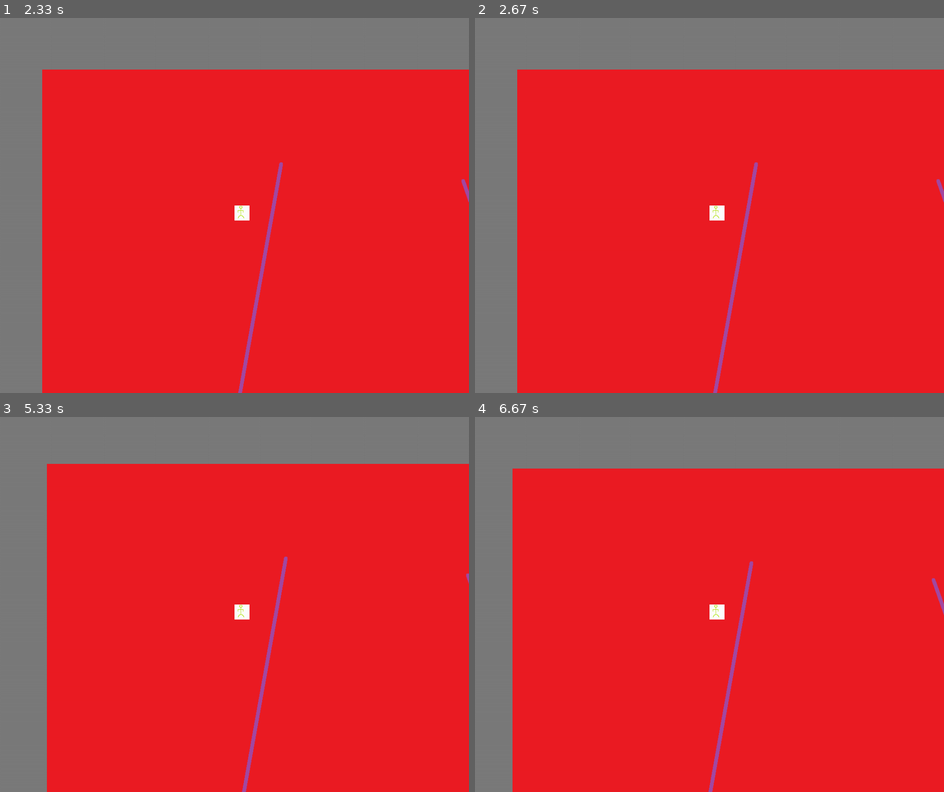
Above: before the commit, frames 1-4 (two rows, left to right).
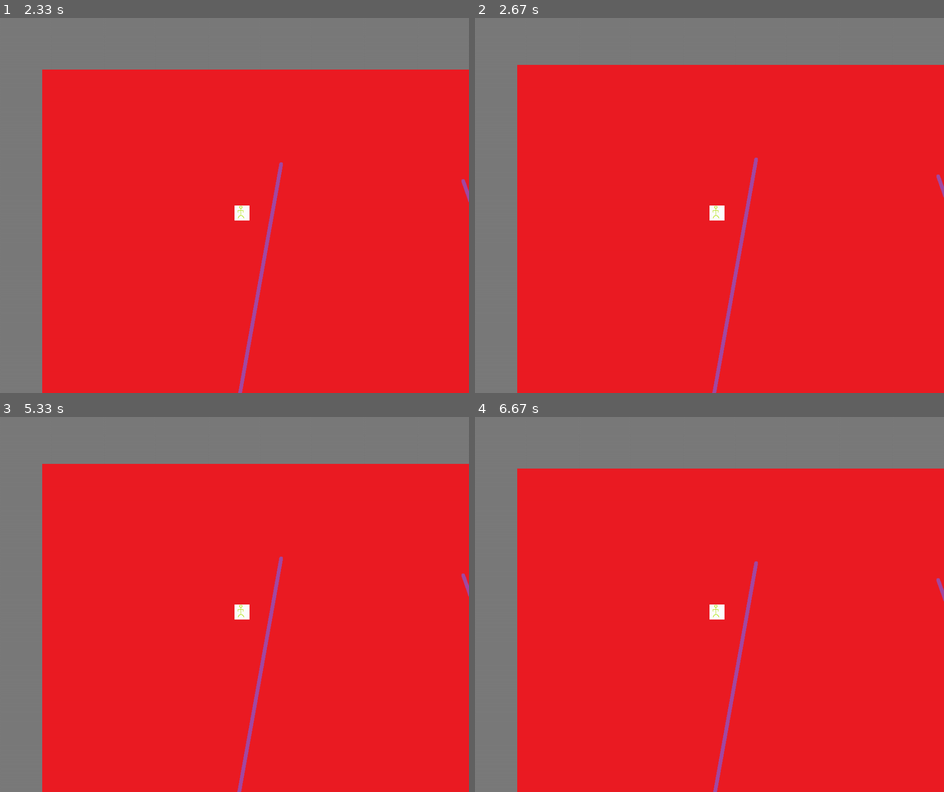
Above: after the commit, the same moments.

Repository: AGH-Narzedzia-Informatyczne-2020-2021/PyGame
Game: pygame game, started from nasza_gra/main.py
The game is run twice, just before and just after one commit, with the same random seed, the same clock (stepped at 60 frames per second) and the same inputs.
Inputs (mouse positions are in pixels of both pictures, inside the frame that each line leads up to):
- Up to frame 1 (2.33 s): click "Zagraj" at 0.38 s; hold Right 0.67-1.13 s; move the mouse to (234, 231) at 0.7 s; hold Up 1.17-1.47 s; hold Right 1.5-1.97 s; hold Left from 2 s (still down)
- Up to frame 2 (2.67 s): release Left at 2.53 s; hold Down from 2.57 s (still down)
- Up to frame 3 (5.33 s): release Down at 2.87 s; hold Left 2.9-3.3 s; hold Up 3.33-3.7 s; hold Right 3.73-4.37 s; hold Down 4.4-4.77 s; hold Left 4.8-5.27 s; hold Right from 5.3 s (still down)
- Up to frame 4 (6.67 s): release Right at 5.77 s; hold Up 5.8-6.1 s; hold Right 6.13-6.6 s; hold Left from 6.63 s (still down)

Frame 1 is identical in both runs. In frame 2, 1.5% of the frame differs, in the area x 9-100%, y 12-100%; in frame 3, 2.0%; in frame 4, 2.1%, in the area x 8-100%, y 13-100%.

Commit message:
Update main.py

Diff:
--- a/nasza_gra/main.py
+++ b/nasza_gra/main.py
@@ -5,7 +5,7 @@
 
 #pygame.sysfont.initsysfonts()
 pygame.init()
-FPS= 15
+FPS= 60
 
 # szerokość i wysokość okna gry
 WINDOW_WIDTH = 1000
